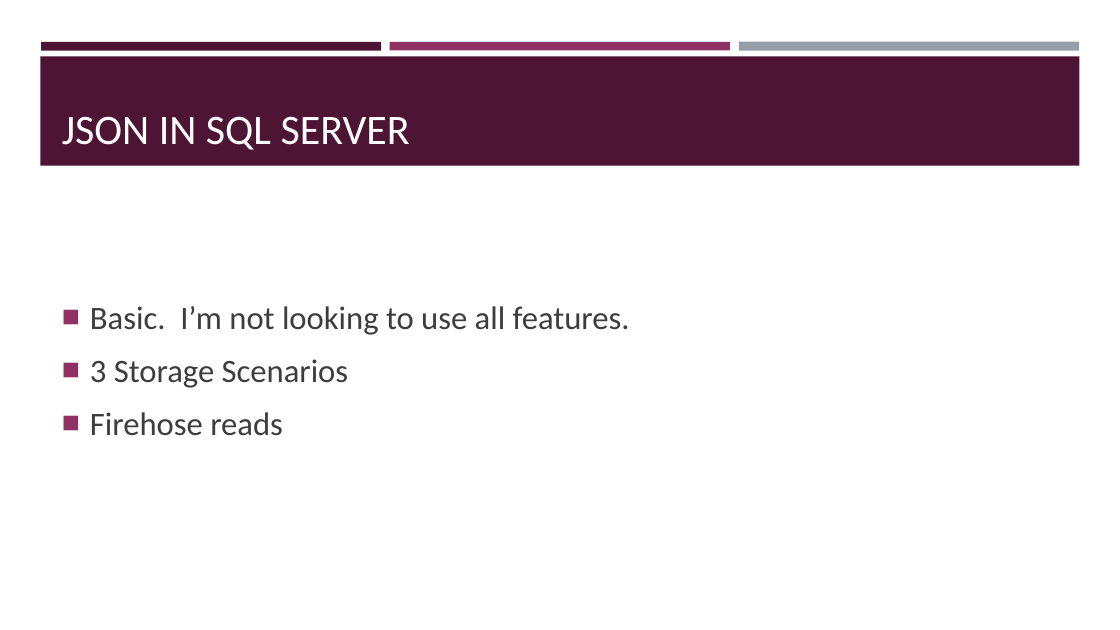
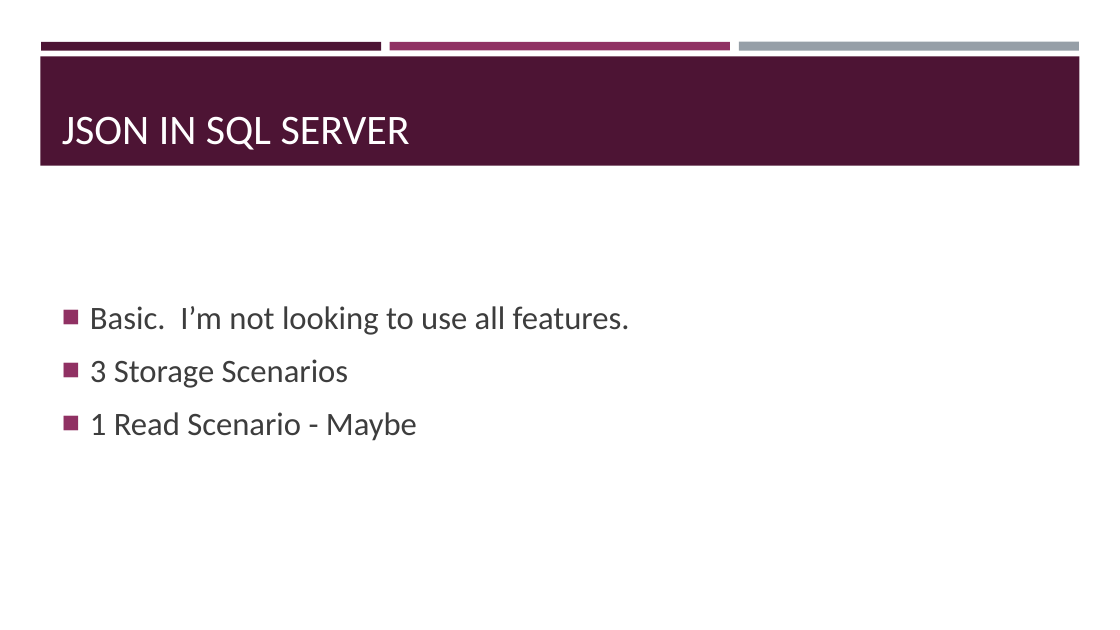
Before and after one commit to zaudtke/Presentations, a slide deck: slide 41 of embracesql/empbracesql.pptx (slide 37 before the commit). Drawn at 1120x630 pixels with LibreOffice and Linux fonts; fonts in the diff are those of the drawing. Boxes give left, top, right and bottom in pixels: in the first picture for what was removed or moved away, otherwise in the second. Text is boxed around its words. In the diff, an @@ line names an element or a change of style, - is before the commit and + after.

```diff
--- a/embracesql/empbracesql.pptx
+++ b/embracesql/empbracesql.pptx
@@ text at <box>90,412,417,441</box>: text changed @@
-■ Firehose reads
+■ 1 Read Scenario - Maybe
```
Also in this commit, not shown: 10 other slides changed, 5 slides added, 1 slide removed.
